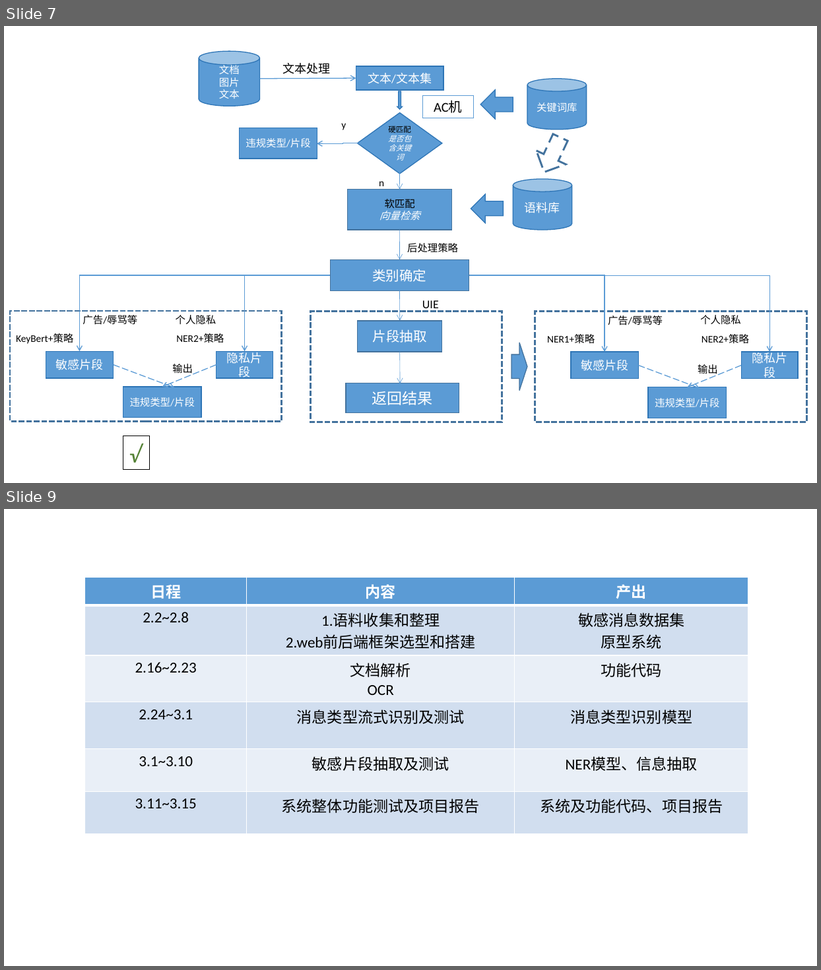
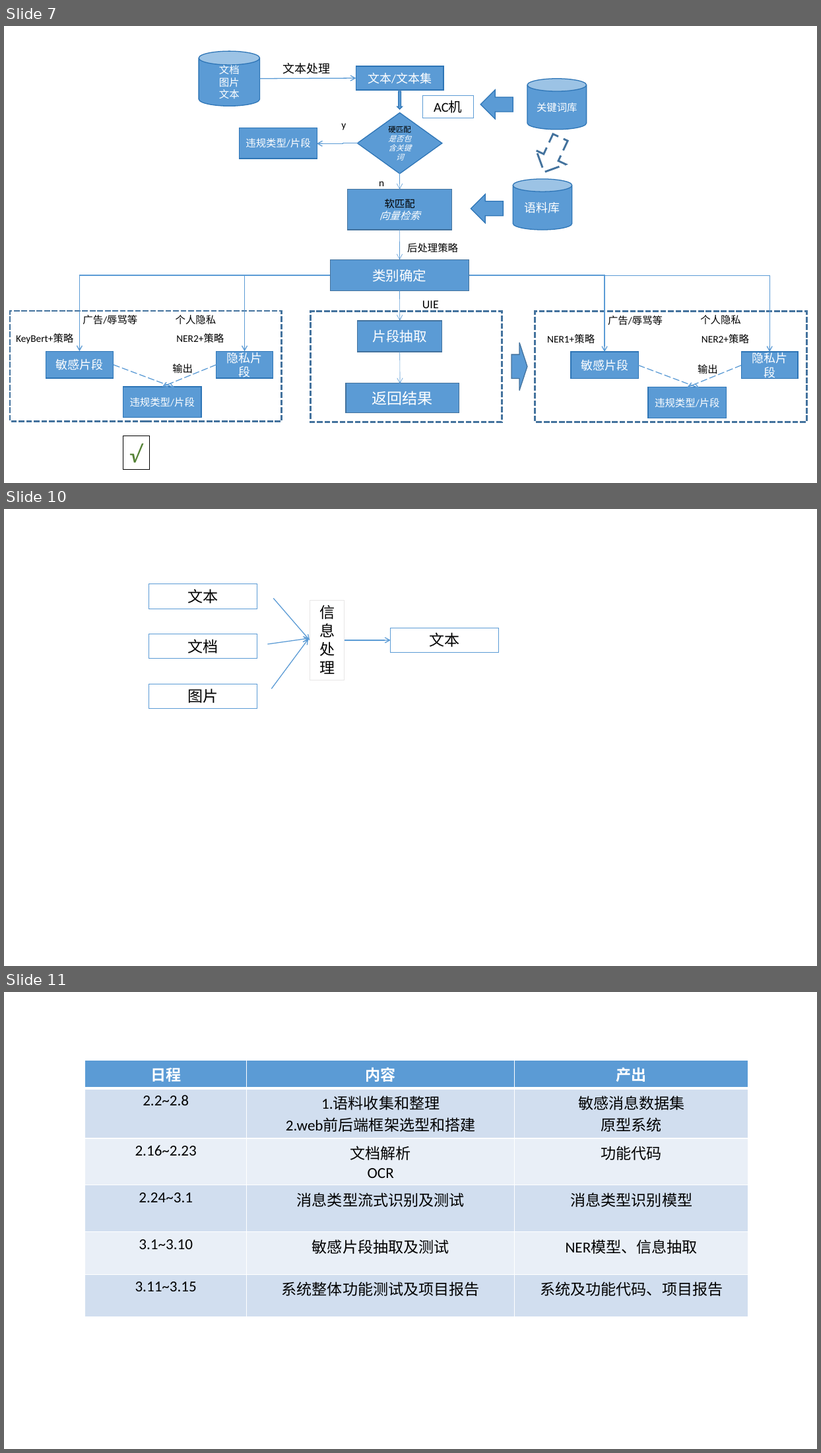
Before and after one commit to KATEhuang920909/qiji_compet, a slide deck: 流程图.pptx. Shown one above the other, each under a label of ours: slides 7 and 9 before the commit, slides 7, 10 and 11 after it; the slides between them are not shown. The pictures are 821x970 and 821x1453 pixels, drawn with LibreOffice and Linux fonts; fonts in the diff are those of the drawing. Boxes give left, top, right and bottom in pixels: in the first picture for what was removed or moved away, otherwise in the second. Text is boxed around its words. In the diff, an @@ line names an element or a change of style, - is before the commit and + after.

```diff
--- a/流程图.pptx
+++ b/流程图.pptx
@@ slide 10 added at <box>4,509,817,966</box>, background #FFFFFF @@
@@ rectangle added at <box>149,584,257,609</box>, outline #5B9BD5 0.75 pt, 18 pt, text #000000 @@
+文本
@@ arrow added from (274, 599) to (310, 640), #5B9BD5 1 pt @@
@@ rectangle added at <box>310,601,345,681</box>, outline #E7E6E6 0.75 pt, 18 pt, text #000000 @@
+信息处理
@@ rectangle added at <box>149,634,257,658</box>, outline #5B9BD5 0.75 pt, 18 pt, text #000000 @@
+文档
@@ arrow added from (267, 644) to (309, 638), #5B9BD5 1 pt @@
@@ arrow added from (272, 689) to (308, 639), #5B9BD5 1 pt @@
@@ arrow added from (345, 640) to (391, 640), #5B9BD5 1 pt @@
@@ rectangle added at <box>391,628,499,652</box>, outline #5B9BD5 0.75 pt, 18 pt, text #000000 @@
+文本
@@ rectangle added at <box>149,684,257,708</box>, outline #5B9BD5 0.75 pt, 18 pt, text #000000 @@
+图片
@@ what was slide 9 is now slide 11 @@
```
Also in this commit, not shown: 2 slides changed, 2 other slides added, 1 slide removed, 9 other files.
